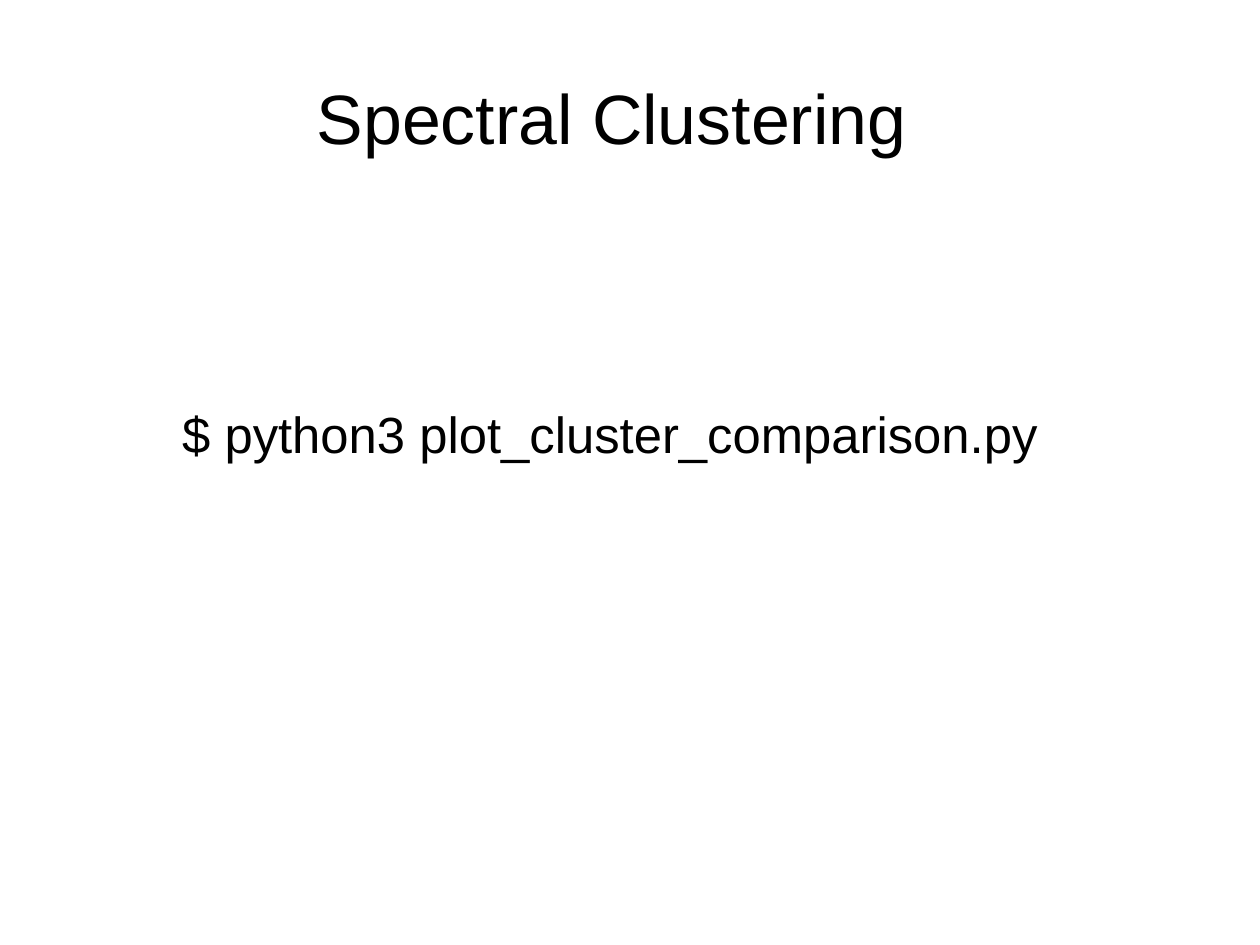
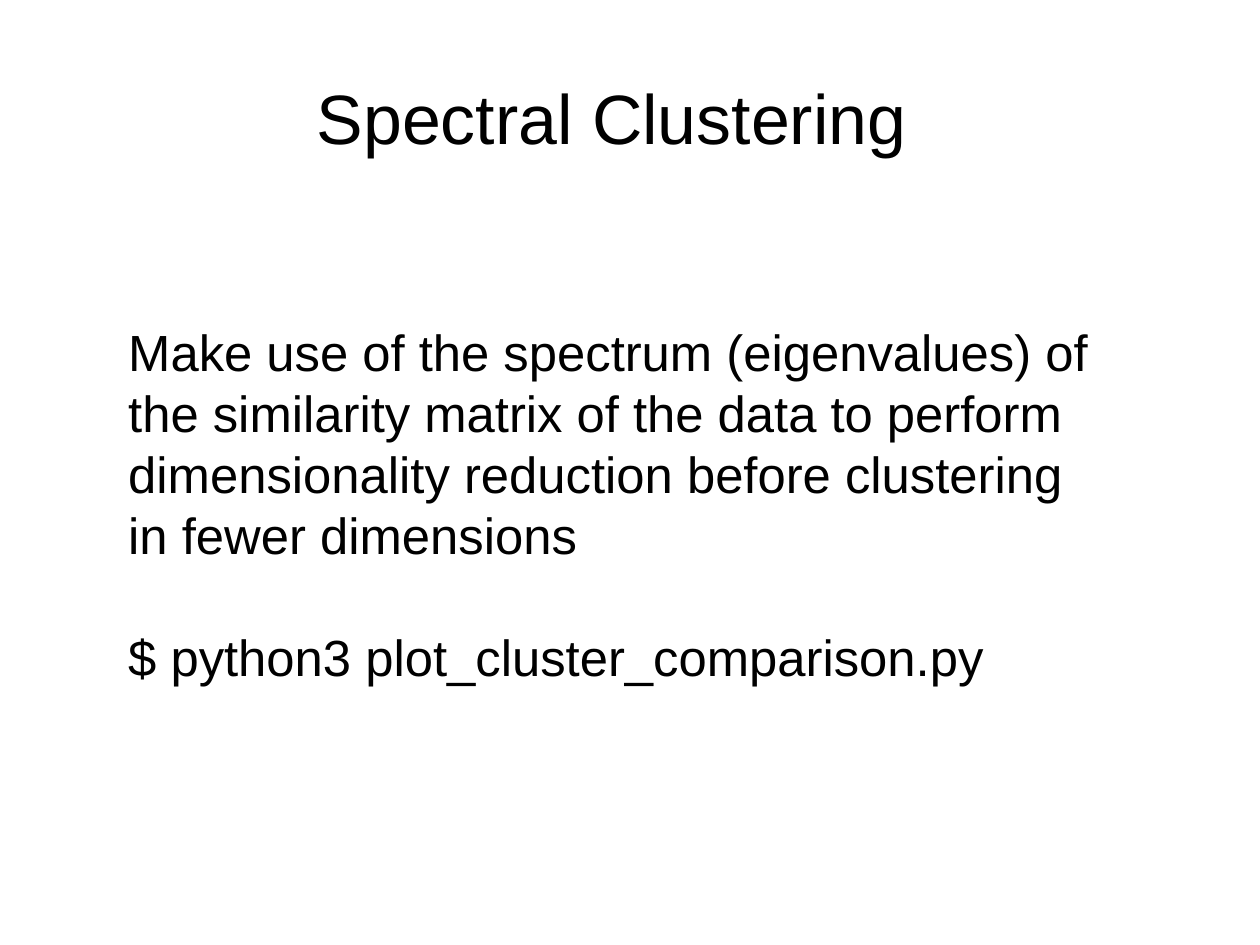
Before and after one commit to davidam/python-examples, a slide deck: slide 22 of presentations/scikit.odp. Drawn at 1260x945 pixels with LibreOffice and Linux fonts; fonts in the diff are those of the drawing. Boxes give left, top, right and bottom in pixels: in the first picture for what was removed or moved away, otherwise in the second. Text is boxed around its words. In the diff, an @@ line names an element or a change of style, - is before the commit and + after.

```diff
--- a/presentations/scikit.odp
+++ b/presentations/scikit.odp
@@ text "Make use of the spectrum ...": place and size @@
-text "Make use of the spectrum ..." at [225, 416, 1037, 463]
+text "Make use of the spectrum ..." at [128, 334, 1087, 686]
@@ text at [128, 334, 1087, 555]: paragraph added @@
+Make use of the spectrum (eigenvalues) of the similarity matrix of the data to perform dimensionality reduction before clustering in fewer dimensions
```
Also in this commit, not shown: 3 other slides changed, 1 slide added.
